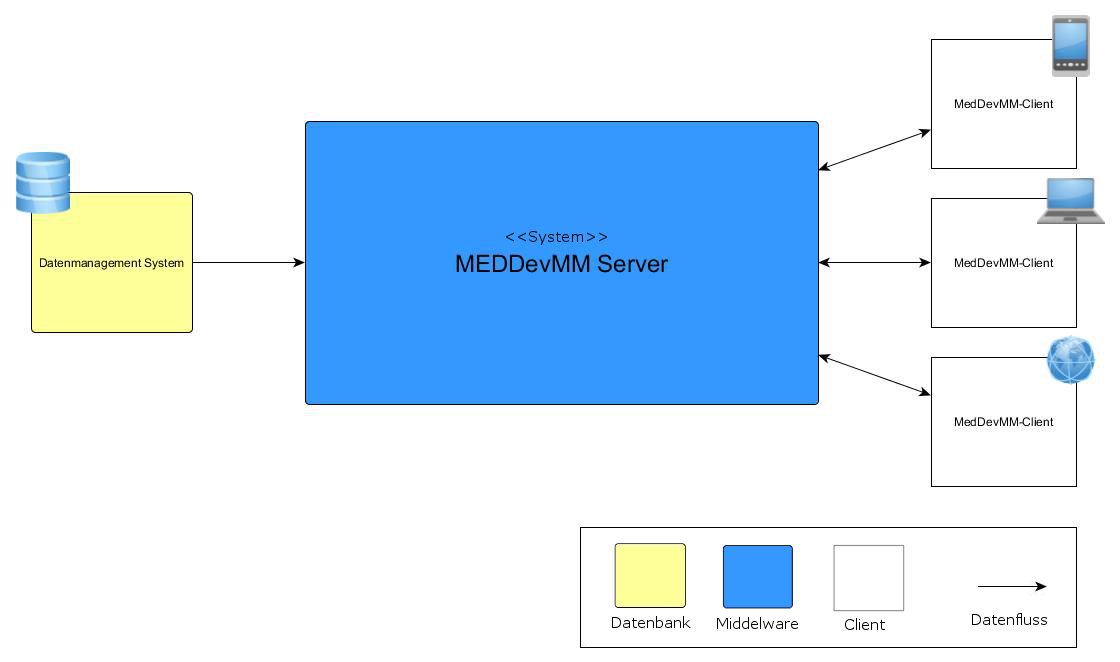
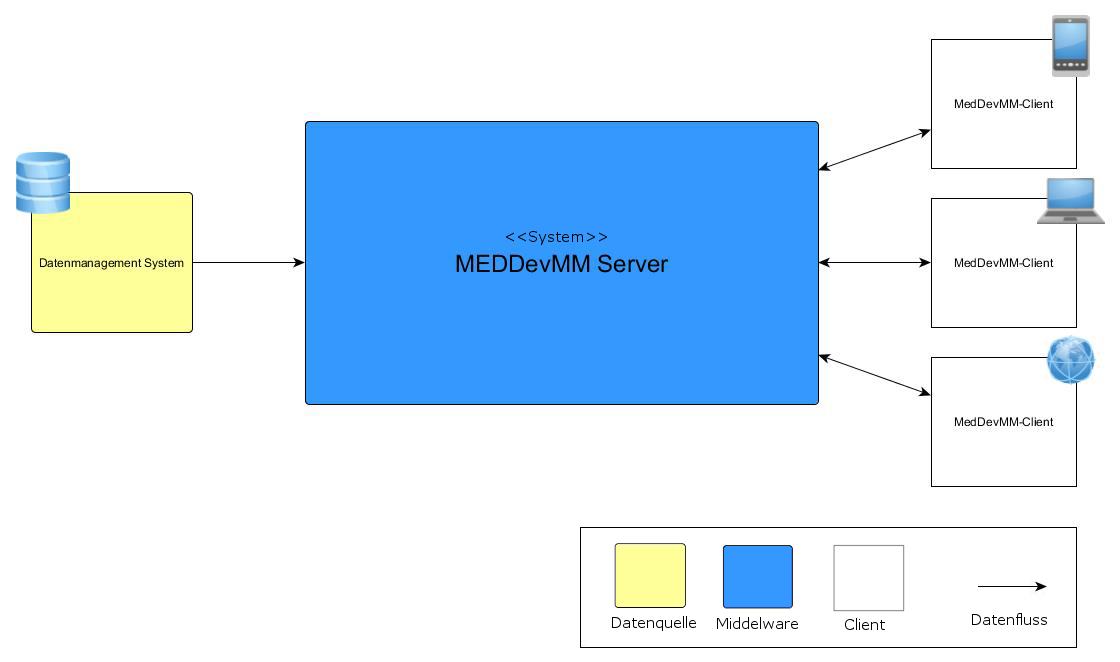
Layers edited between the first and the second 1120 x 662 image:
renamed "Datenbank" to "Datenquelle", painted on it over [656, 616, 696, 631]
